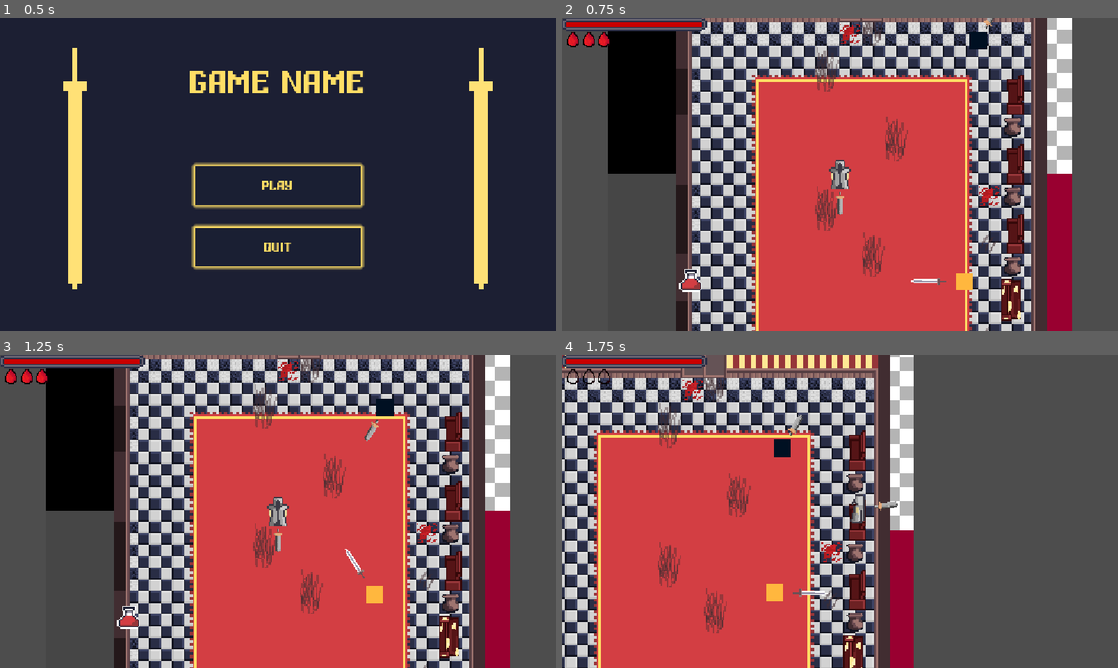
Above: before the commit, frames 1-4 (two rows, left to right).
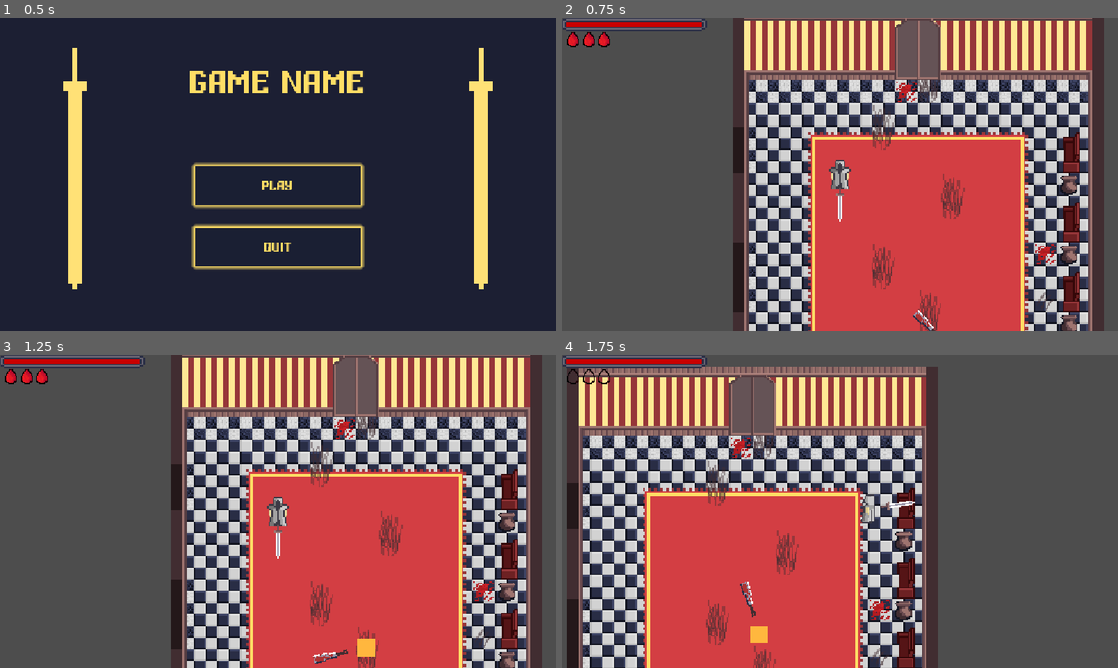
Above: after the commit, the same moments.

Repository: vovashymon-prog/schooldoor_game
Game: Godot game, scene res://scenes/ui/MainMenu.tscn
Two runs of this game, one before a commit and one after it. Both use one fixed random seed, a clock stepped at 60 frames per second and the inputs below.
Inputs (mouse positions are in pixels of both pictures, inside the frame that each line leads up to):
- Up to frame 1 (0.5 s): no input
- Up to frame 2 (0.75 s): click "PLAY" at 0.5 s
- Up to frame 3 (1.25 s): no input
- Up to frame 4 (1.75 s): move the mouse to (962, 495) at 1.27 s; hold D (right) from 1.28 s (still down); click (962, 495) at 1.35 s

Frame 1 is identical in both runs. In frame 2, 63% of the frame differs, in the area x 8-98%, y 0-100%; in frame 3, 63%; in frame 4, 50%.

Commit message:
Fixes + directional enemy changes

Diff:
--- a/schooldoor-game/assets/Directed_eSword.tres
+++ b/schooldoor-game/assets/Directed_eSword.tres
@@ -1,7 +1,7 @@
 [gd_resource type="Resource" script_class="Item" format=3 uid="uid://ryn01hxtwc67"]
 
 [ext_resource type="Script" uid="uid://rtfomaj3ijyt" path="res://scripts/Item.gd" id="1_ssq55"]
-[ext_resource type="Texture2D" uid="uid://bv8g03adb0o1w" path="res://sprites/sword1.png" id="2_ssq55"]
+[ext_resource type="Texture2D" uid="uid://dc06f54pt7yfo" path="res://sprites/ButcherKnife.png" id="2_ssq55"]
 
 [resource]
 script = ExtResource("1_ssq55")
--- /dev/null
+++ b/schooldoor-game/assets/Player_Main.tres
@@ -0,0 +1,9 @@
+[gd_resource type="Resource" script_class="Item" format=3 uid="uid://2xmnyofmd8vb"]
+
+[ext_resource type="Script" uid="uid://rtfomaj3ijyt" path="res://scripts/Item.gd" id="1_iexyd"]
+[ext_resource type="Texture2D" uid="uid://bv8g03adb0o1w" path="res://sprites/sword1.png" id="2_sxppn"]
+
+[resource]
+script = ExtResource("1_iexyd")
+texture = ExtResource("2_sxppn")
+metadata/_custom_type_script = "uid://rtfomaj3ijyt"
--- a/schooldoor-game/scenes/Main.tscn
+++ b/schooldoor-game/scenes/Main.tscn
@@ -1,28 +1,16 @@
-[gd_scene format=3 uid="uid://cqxbvrn68qcif"]
+[gd_scene format=3 uid="uid://cah2iqh67jxyw"]
 
-[ext_resource type="Texture2D" uid="uid://c32sxk641n617" path="res://sprites/Temp_Tileset.png" id="1_rvslj"]
 [ext_resource type="PackedScene" uid="uid://ckggwh6ev2v3y" path="res://scenes/player.tscn" id="2_rvslj"]
-[ext_resource type="PackedScene" uid="uid://doxgtb8uxlk6q" path="res://scenes/enemy_spinning.tscn" id="3_0bbpv"]
-[ext_resource type="PackedScene" uid="uid://c8i2qxyhnfpl2" path="res://scenes/heal_potion.tscn" id="4_rarhs"]
 [ext_resource type="PackedScene" uid="uid://73cvu0q3oj8" path="res://scenes/enemy_directed.tscn" id="5_vcsgt"]
-[ext_resource type="PackedScene" uid="uid://cxo8dccjtgjhs" path="res://scenes/rooms/Room1.tscn" id="6_c01mt"]
+[ext_resource type="PackedScene" uid="uid://df7ny55yimtmr" path="res://scenes/rooms/Room1.tscn" id="6_c01mt"]
 
-[node name="Main" type="Node2D" unique_id=131962426]
-
-[node name="TempTileset" type="Sprite2D" parent="." unique_id=1486703037]
-scale = Vector2(10, 10)
-texture = ExtResource("1_rvslj")
+[node name="Main" type="Node2D" unique_id=1201342250]
 
 [node name="Room1" parent="." unique_id=141071005 instance=ExtResource("6_c01mt")]
-position = Vector2(-113, -153)
+position = Vector2(-129, -148)
 
 [node name="Player" parent="." unique_id=972149547 instance=ExtResource("2_rvslj")]
+position = Vector2(-55, -35)
 
-[node name="HealPotion" parent="." unique_id=98250702 instance=ExtResource("4_rarhs")]
-position = Vector2(-103, 73)
-
-[node name="EnemySpinning" parent="." unique_id=767441786 instance=ExtResource("3_0bbpv")]
-position = Vector2(102, -102)
-
-[node name="EnemyDirected" parent="." unique_id=1304301635 instance=ExtResource("5_vcsgt")]
-position = Vector2(92, 79)
+[node name="EnemyDirected" parent="." unique_id=1944998283 instance=ExtResource("5_vcsgt")]
+position = Vector2(29, 95)
--- a/schooldoor-game/scenes/enemy_directed.tscn
+++ b/schooldoor-game/scenes/enemy_directed.tscn
@@ -19,6 +19,7 @@
 circling_distance = 50
 flanking_mult = 2.0
 max_swing = 1.047
+is_invertable = false
 sword_item = ExtResource("2_kbgbo")
 
 [node name="Sprite2D" type="Sprite2D" parent="." unique_id=2106482395]
--- a/schooldoor-game/scenes/player.tscn
+++ b/schooldoor-game/scenes/player.tscn
@@ -1,7 +1,7 @@
 [gd_scene format=3 uid="uid://ckggwh6ev2v3y"]
 
 [ext_resource type="Script" uid="uid://cii8qr27bvlqc" path="res://scripts/Player.gd" id="1_qhqgy"]
-[ext_resource type="Resource" uid="uid://csex305co04qa" path="res://assets/Temp_Sword.tres" id="2_dqkch"]
+[ext_resource type="Resource" uid="uid://2xmnyofmd8vb" path="res://assets/Player_Main.tres" id="2_qlg0r"]
 [ext_resource type="Texture2D" uid="uid://j01egnrq2abm" path="res://sprites/Player/Player_Front.png" id="3_qhqgy"]
 [ext_resource type="Texture2D" uid="uid://d2gfb2iq8pp1b" path="res://sprites/HP_Bar.png" id="4_dqkch"]
 [ext_resource type="Texture2D" uid="uid://cfnwdx0dvsf5j" path="res://sprites/Blood_drop.png" id="5_qlg0r"]
@@ -39,7 +39,7 @@
 [node name="Player" type="CharacterBody2D" unique_id=972149547 groups=["player"]]
 collision_mask = 24
 script = ExtResource("1_qhqgy")
-sword_item = ExtResource("2_dqkch")
+sword_item = ExtResource("2_qlg0r")
 
 [node name="Camera2D" type="Camera2D" parent="." unique_id=208109745]
 zoom = Vector2(3, 3)
@@ -57,10 +57,10 @@
 collision_mask = 12
 
 [node name="sword_sprite" type="Sprite2D" parent="sword" unique_id=954582580]
-position = Vector2(20, 0)
+position = Vector2(17, 0)
 
 [node name="CollisionShape2D" type="CollisionShape2D" parent="sword" unique_id=1160257002]
-position = Vector2(20, 0)
+position = Vector2(17, 0)
 shape = SubResource("RectangleShape2D_qhqgy")
 
 [node name="Audio_Steps" type="AudioStreamPlayer2D" parent="." unique_id=1030331497]
--- a/schooldoor-game/scripts/Item.gd
+++ b/schooldoor-game/scripts/Item.gd
@@ -4,4 +4,5 @@
 @export var type := "sword"
 @export var power := 35
 @export var speed := 3 * PI
+@export var length := 24
 @export var texture: Texture
--- a/schooldoor-game/scripts/Player.gd
+++ b/schooldoor-game/scripts/Player.gd
@@ -35,7 +35,10 @@
 
 func _ready():
 	hp = max_hp
-	if sword_item: sword.get_child(0).texture = sword_item.texture
+	if sword_item:
+		sword.get_child(0).texture = sword_item.texture
+		sword.get_child(1).scale.x *= sword_item.length / 16.0
+		for ch in sword.get_children(): ch.position.x += (sword_item.length - 16.0) / 2
 	update_hp_bar()
 
 func process_invul(time = 0.33):
@@ -80,7 +83,6 @@
 	return input.normalized();
 
 func face_input(p_input):
-	print(p_input)
 	match int(sign(p_input.x)):
 		0:
 			match int(sign(p_input.y)):
@@ -169,7 +171,8 @@
 func _on_sword_area_entered(area: Area2D) -> void:
 	if area.is_in_group("e_weapons"):
 		var enemy = area.get_parent().get_parent()
-		enemy.inverted_spinning = not enemy.inverted_spinning
+		if enemy.is_invertable: enemy.inverted_spinning = not enemy.inverted_spinning
+		#if enemy.max_swing != 0.0 && enemy.max_swing - abs(enemy.sword.rotation) <= PI / 20: enemy.stun_sword(0.34)
 		audio_clashes.stream = clash_sound
 		audio_clashes.play()
 		var sparks = clash_particles.instantiate()
--- a/schooldoor-game/scripts/enemy_spinning.gd
+++ b/schooldoor-game/scripts/enemy_spinning.gd
@@ -10,6 +10,8 @@
 var hp := 100
 var inverted_spinning := false
 var is_invul := false
+var is_sword_stunned := false
+@export var is_invertable := true
 
 @export var sword_item: Item
 @onready var sprite = $Sprite2D
@@ -81,13 +83,20 @@
 	player_orbit.add_child(bobber)
 	player.add_child(player_orbit)
 	player_orbit.position = Vector2.ZERO
-	bobber.position = Vector2(circling_distance - 2.5, 0)
+	bobber.position = Vector2(circling_distance - 5.5, 0)
 
 func clear_orbit():
 	if player_orbit != null: player_orbit.queue_free()
+	player_orbit = null
 	if bobber != null: bobber.queue_free()
+	bobber = null
 
-func _process(delta):
+func stun_sword(time = 0.33):
+	is_sword_stunned = true
+	await get_tree().create_timer(time).timeout
+	is_sword_stunned = false
+
+func _physics_process(delta: float) -> void:
 	# WALKING
 	var direction = player.global_position - global_position
 	if direction.length() > circling_distance:
@@ -98,18 +107,23 @@
 		create_orbit()
 		player_orbit.rotation += circling_speed * delta
 		direction = bobber.global_position - global_position
-		velocity = lerp(velocity, direction * speed * flanking_mult, accelration * delta * 10)
+		velocity = lerp(velocity, direction * speed * flanking_mult, clamp((accelration * delta * 10), 0.0, 1.0))
 		move_and_slide()
 
+func _process(delta):
 	# SWORD
+	if is_sword_stunned: return
 	if max_swing == 0:
 		if sword_item && !inverted_spinning: sword.rotation += -sword_item.speed * delta
 		elif sword_item && inverted_spinning: sword.rotation += sword_item.speed * delta
 	else:
 		var playerDir = (player.global_position - global_position)
 		var playerAngle = playerDir.angle()
+		var old_axis_rot = axis.rotation
 		axis.rotation = rotate_toward(axis.rotation, playerAngle, sword_item.speed)
-		if abs(sword.rotation) >= max_swing:
+		var axis_delta = axis.rotation - old_axis_rot
+		sword.rotation -= axis_delta
+		if abs(sword.rotation) >= max_swing + PI / 18:
 			inverted_spinning = not inverted_spinning
 			sword.rotation = (max_swing - 0.01) * sign(sword.rotation)
 		if sword_item && !inverted_spinning: sword.rotation += -sword_item.speed * delta
Not shown: 1 places in schooldoor-game/scenes/rooms/boss_rroom.tscn that only renumber resources
Binary file added: schooldoor-game/sprites/ButcherKnife.png
Not shown, added: schooldoor-game/sprites/ButcherKnife.png.import
Binary file added: schooldoor-game/sprites/Keg.png
Not shown, added: schooldoor-game/sprites/Keg.png.import
